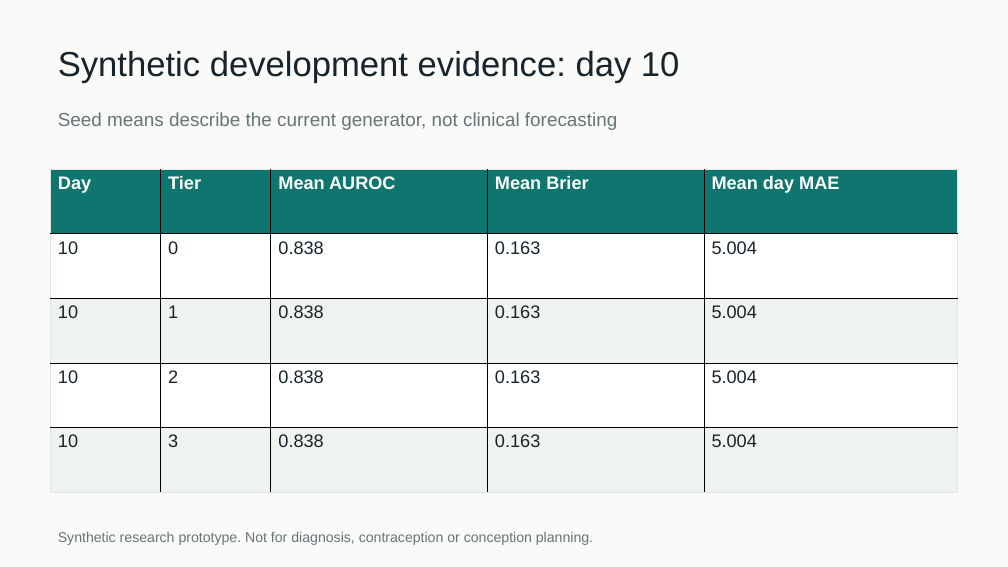
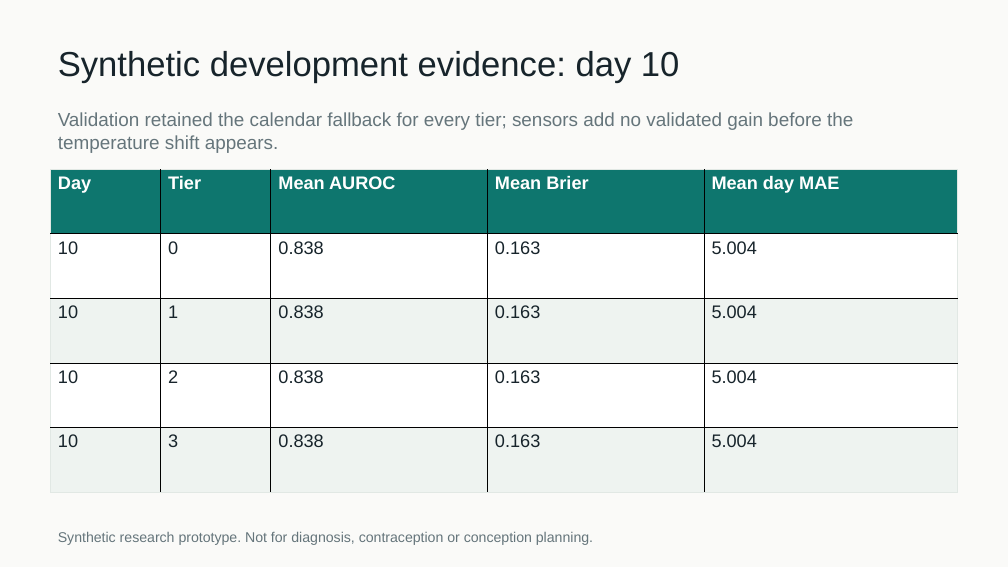
Before and after one commit to kushagragupta2005/CycleTwin_VIT, a slide deck: slide 7 of deliverables/CycleTwin_pitch_deck.pptx. Drawn at 1008x567 pixels with LibreOffice and Linux fonts; fonts in the diff are those of the drawing. Boxes give left, top, right and bottom in pixels: in the first picture for what was removed or moved away, otherwise in the second. Text is boxed around its words. In the diff, an @@ line names an element or a change of style, - is before the commit and + after.

```diff
--- a/deliverables/CycleTwin_pitch_deck.pptx
+++ b/deliverables/CycleTwin_pitch_deck.pptx
@@ text at bbox=[58, 112, 853, 153]: text changed @@
-Seed means describe the current generator, not clinical forecasting
+Validation retained the calendar fallback for every tier; sensors add no validated gain before the temperature shift appears.
```
Also in this commit, not shown: 3 other slides changed, 9 other files.
